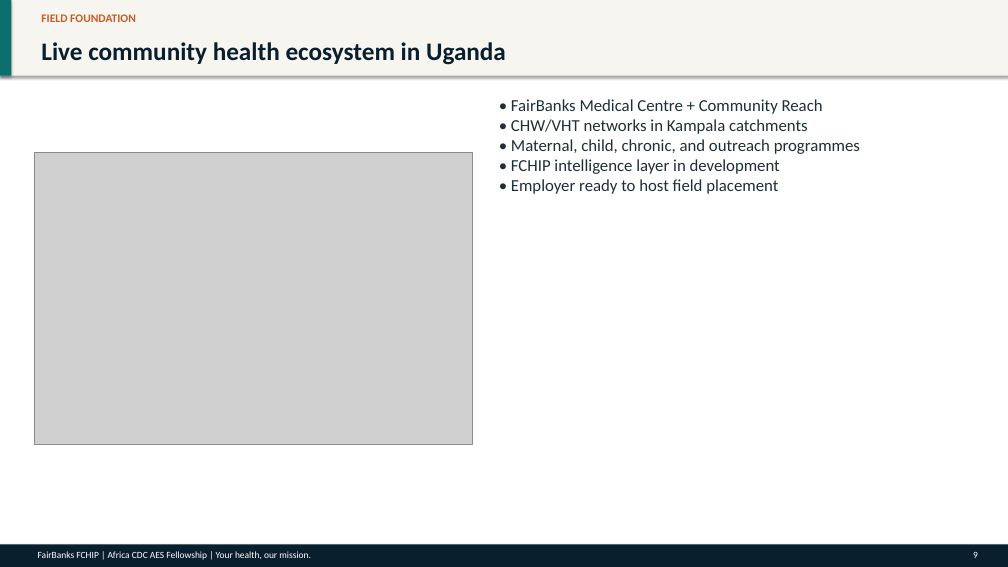
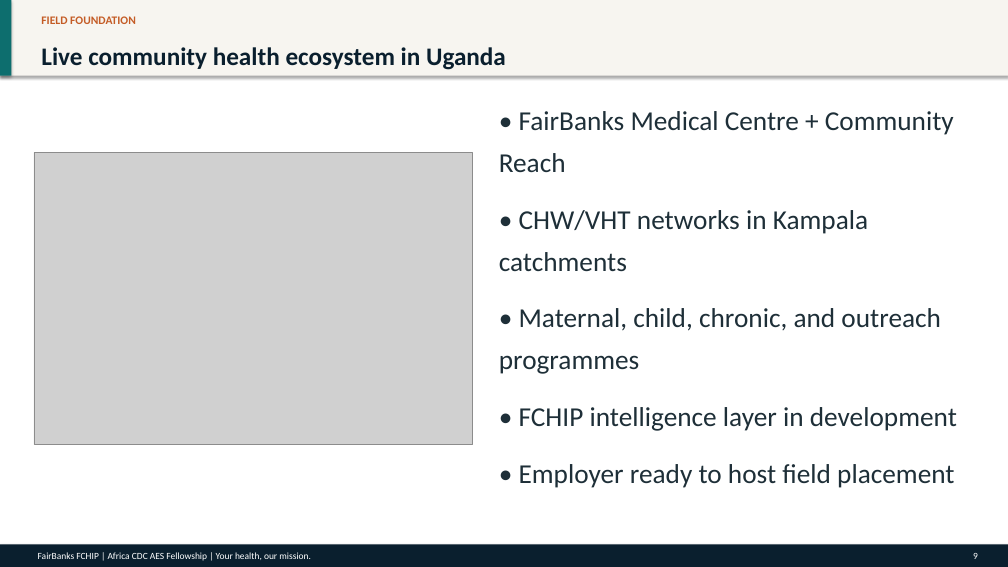
Before and after one commit to WASSWA2624/fairbanks, a slide deck: slide 9 of applications/africa-cdc/documents/africa-cdc_ppt.pptx. Drawn at 1008x567 pixels with LibreOffice and Linux fonts; fonts in the diff are those of the drawing; grey boxes stand for pictures. Boxes give left, top, right and bottom in pixels: in the first picture for what was removed or moved away, otherwise in the second. Text is boxed around its words. In the diff, an @@ line names an element or a change of style, - is before the commit and + after.

Commit message:
Enhance PowerPoint generation scripts across multiple applications by introducing balanced text box sizing and vertical alignment for improved readability. Update font sizes for various text elements to ensure consistency and clarity in presentations. Adjust document formatting rules to align with project branding and enhance overall presentation quality.

```diff
--- a/applications/africa-cdc/documents/africa-cdc_ppt.pptx
+++ b/applications/africa-cdc/documents/africa-cdc_ppt.pptx
@@ text "FIELD FOUNDATION" at [41,16,136,24]: line spacing 1 to 1.15; more space between paragraphs @@
@@ text "Live community health ecosystem in ..." at [41,47,506,70]: line spacing 1 to 1.15; more space between paragraphs @@
@@ text at [499,111,957,488]: text changed; size 16 to 26 pt @@
-• FairBanks Medical Centre + Community Reach
-• CHW/VHT networks in Kampala catchments
-• Maternal, child, chronic, and outreach programmes
-• FCHIP intelligence layer in development
-• Employer ready to host field placement
+• FairBanks Medical Centre + Community Reach
+• CHW/VHT networks in Kampala catchments
+• Maternal, child, chronic, and outreach programmes
+• FCHIP intelligence layer in development
+• Employer ready to host field placement
```
Also in this commit, not shown: 9 other slides changed, 50 other files.
